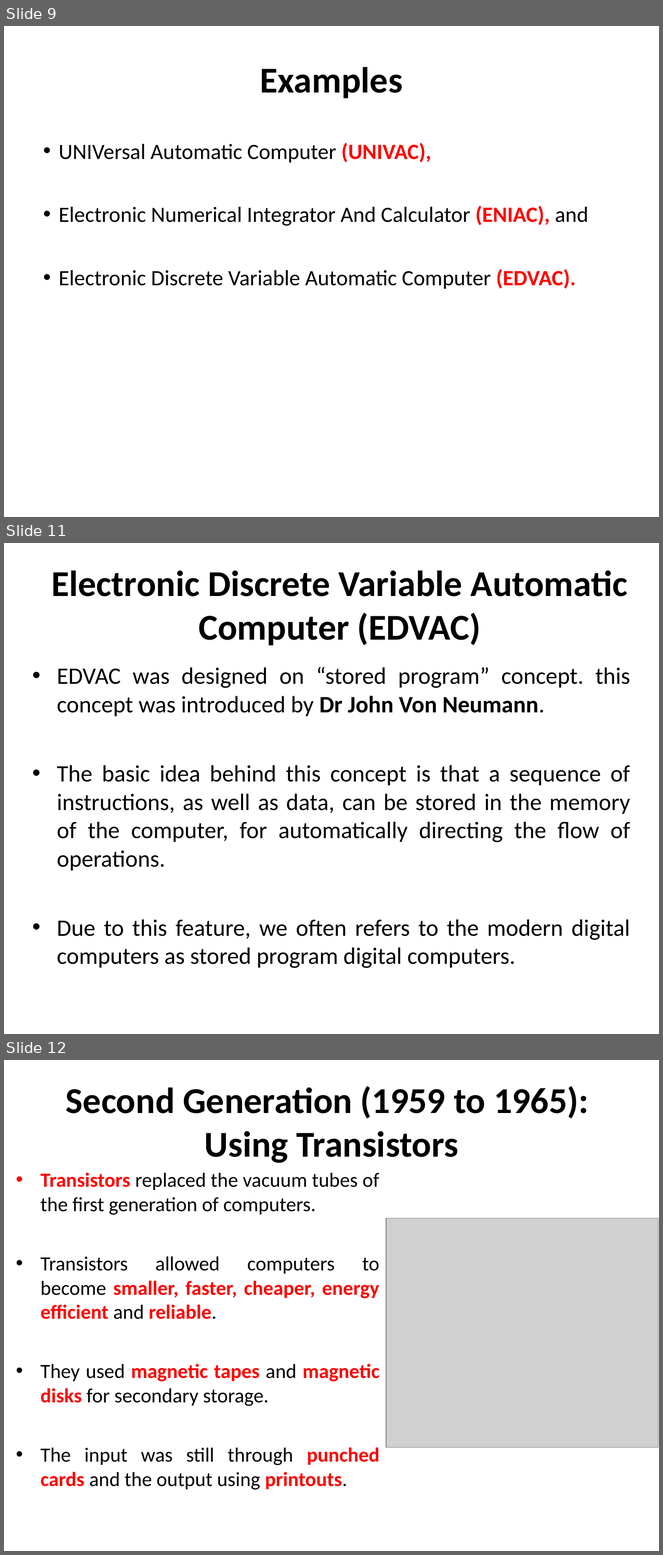
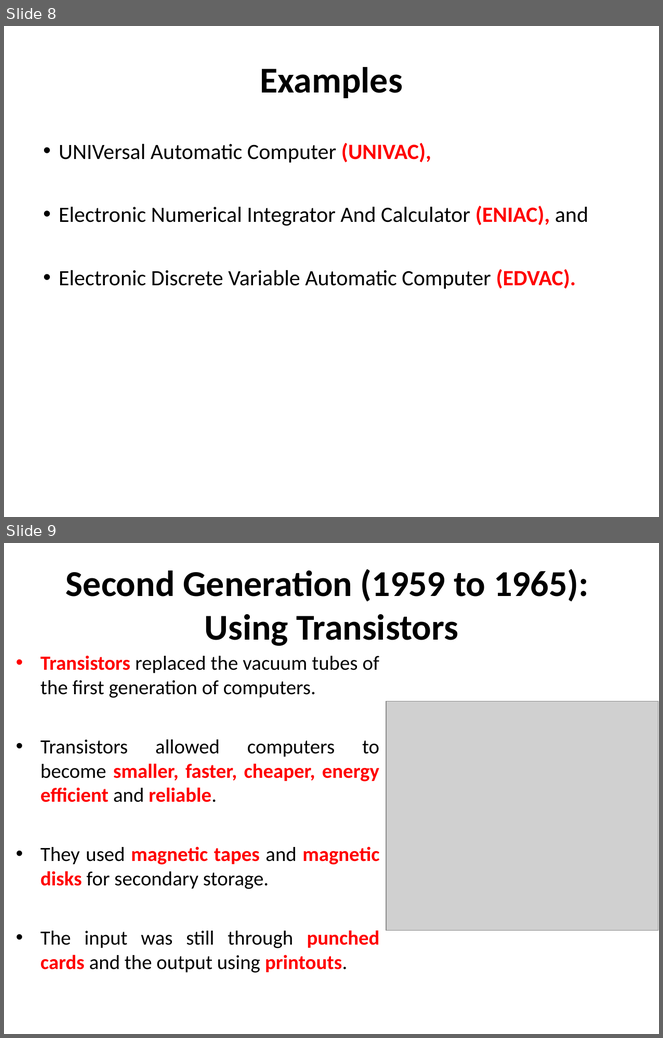
Before and after one commit to Jayatigoswami/PSUC_material, a slide deck: Lec-3 Computer Fundamentals-2.ppt. Shown one above the other, each under a label of ours: slides 9, 11 and 12 before the commit, slides 8 and 9 after it; the slides between them are not shown. The pictures are 663x1555 and 663x1038 pixels, drawn with LibreOffice and Linux fonts; fonts in the diff are those of the drawing; grey boxes stand for pictures. Boxes give left, top, right and bottom in pixels: in the first picture for what was removed or moved away, otherwise in the second. Text is boxed around its words. In the diff, an @@ line names an element or a change of style, - is before the commit and + after.

```diff
--- a/Lec-3 Computer Fundamentals-2.ppt
+++ b/Lec-3 Computer Fundamentals-2.ppt
@@ slide 11 removed at [4, 543, 659, 1034], background #FFFFFF @@
@@ title removed at [51, 570, 628, 645] @@
-Electronic Discrete Variable Automatic Computer (EDVAC)
@@ text removed at [57, 667, 631, 968] @@
-• EDVAC was designed on “stored program” concept. this concept was introduced by Dr John Von Neumann.
-• The basic idea behind this concept is that a sequence of instructions, as well as data, can be stored in the memory of the computer, for automatically directing the flow of operations.
-• Due to this feature, we often refers to the modern digital computers as stored program digital computers.
@@ what was slide 9 is now slide 8 @@
@@ what was slide 12 is now slide 9 @@
```
Also in this commit, not shown: 1 slide changed, 2 other slides removed, 9 other files.
